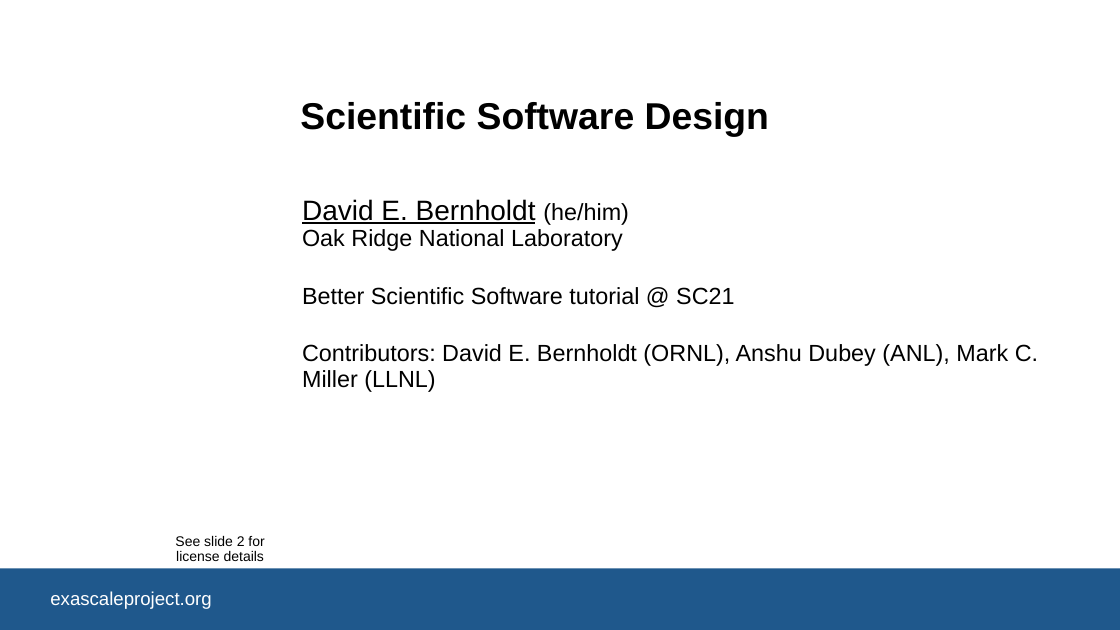
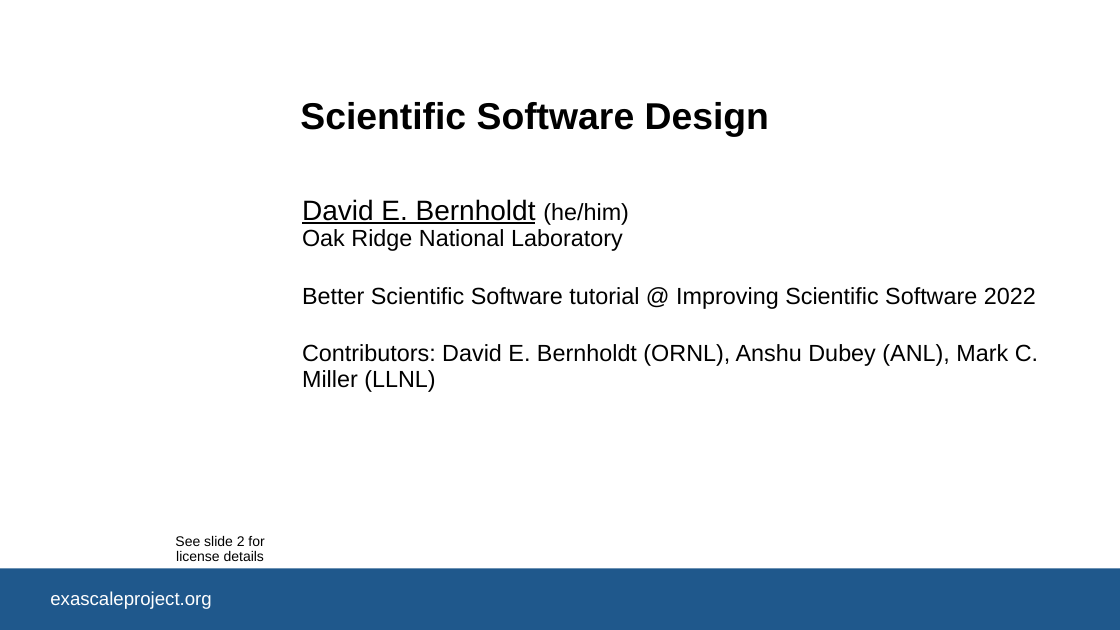
Before and after one commit to bssw-tutorial/presentations, a slide deck: slide 1 of design.pptx. Drawn at 1120x630 pixels with LibreOffice and Linux fonts; fonts in the diff are those of the drawing; background and template pictures are left out. Boxes give left, top, right and bottom in pixels: in the first picture for what was removed or moved away, otherwise in the second. Text is boxed around its words. In the diff, an @@ line names an element or a change of style, - is before the commit and + after.

```diff
--- a/design.pptx
+++ b/design.pptx
@@ subtitle at [302, 287, 1036, 309]: text changed @@
-Better Scientific Software tutorial @ SC21
+Better Scientific Software tutorial @ Improving Scientific Software 2022
```
Also in this commit, not shown: 1 other slide changed, 7 other files.
